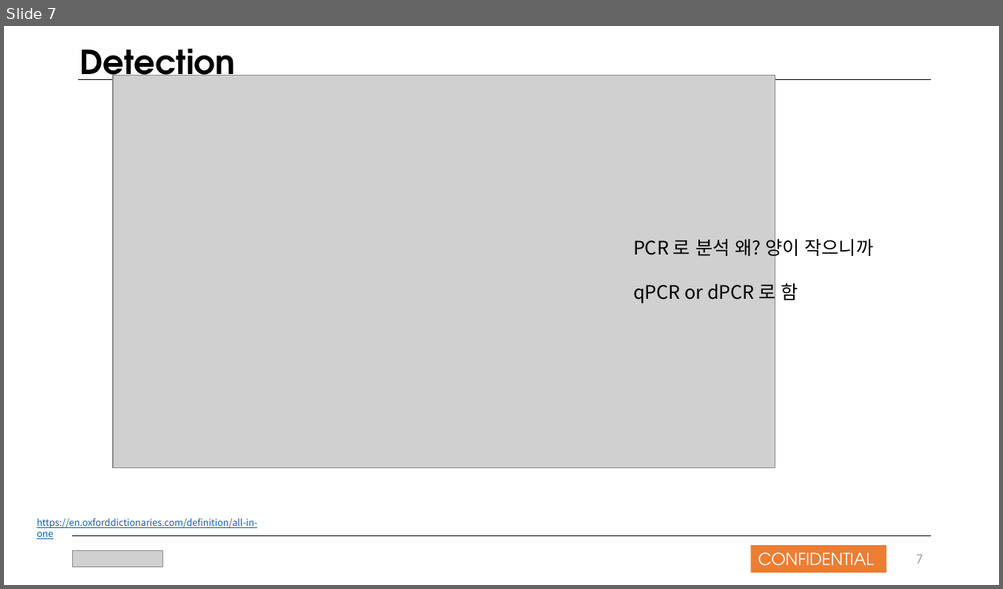
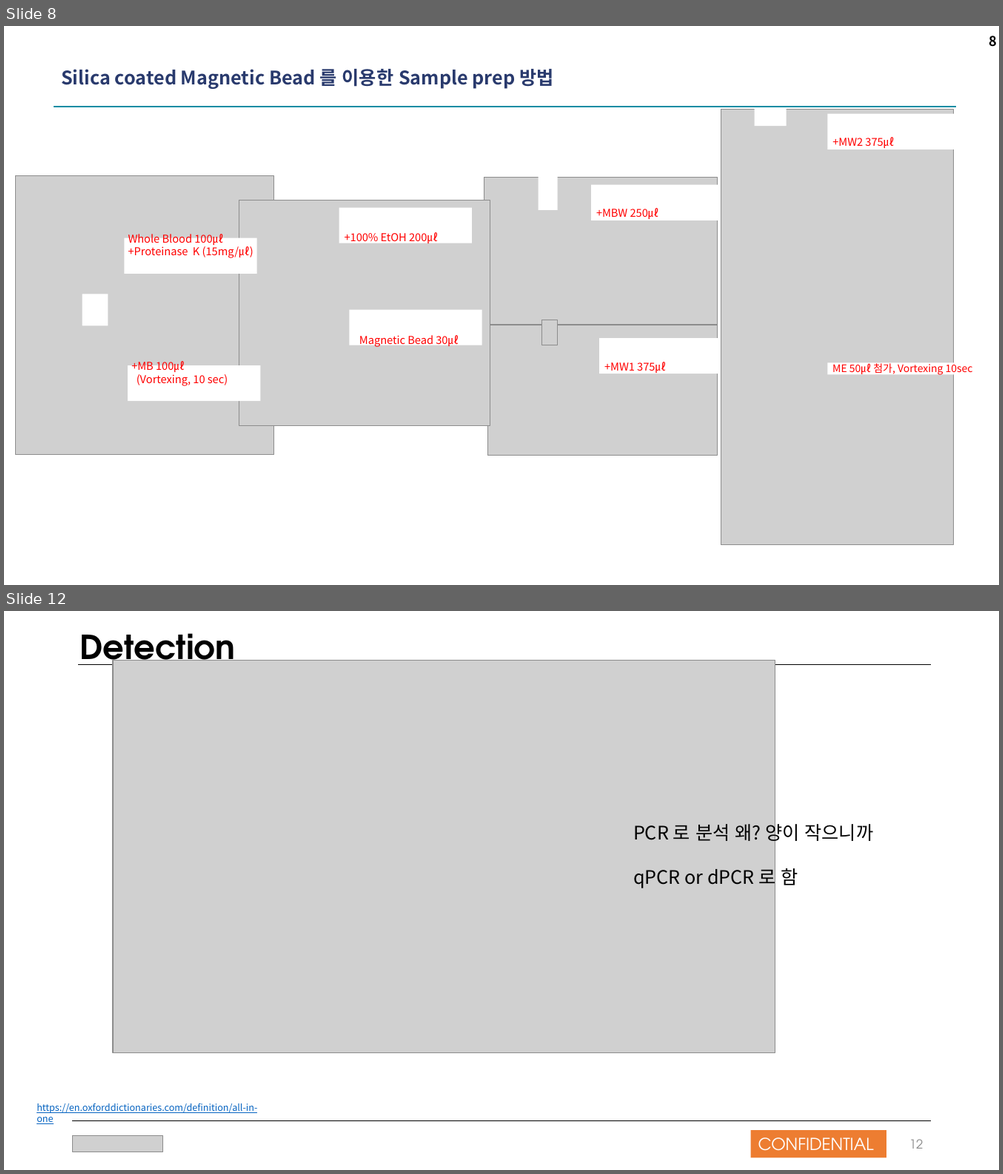
Before and after one commit to nansmile/Company-Work, a slide deck: Work/올인원팀 발표자료_181021.pptx. Shown one above the other, each under a label of ours: slide 7 before the commit, slides 8 and 12 after it; the slides between them are not shown. The pictures are 1003x589 and 1003x1174 pixels, drawn with LibreOffice and Linux fonts; fonts in the diff are those of the drawing; grey boxes stand for pictures. Boxes give left, top, right and bottom in pixels: in the first picture for what was removed or moved away, otherwise in the second. Text is boxed around its words. In the diff, an @@ line names an element or a change of style, - is before the commit and + after.

```diff
--- a/Work/올인원팀 발표자료_181021.pptx
+++ b/Work/올인원팀 발표자료_181021.pptx
@@ slide 8 added at (x1=4, y1=26, x2=999, y2=585), background #FFFFFF @@
@@ page number added at (x1=988, y1=36, x2=996, y2=47), 13 pt, text #000000, bold @@
+8
@@ title added at (x1=61, y1=65, x2=553, y2=89), 18 pt, text #293A6D, bold @@
+Silica coated Magnetic Bead 를 이용한 Sample prep 방법
@@ line added from (54, 107) to (956, 107), #008CA3 1.5 pt @@
@@ picture added at (x1=720, y1=109, x2=953, y2=545) @@
@@ rectangle added at (x1=754, y1=108, x2=786, y2=127), fill #FFFFFF @@
@@ rectangle added at (x1=760, y1=110, x2=785, y2=140), fill #FFFFFF @@
@@ rectangle added at (x1=828, y1=114, x2=961, y2=150), fill #FFFFFF @@
@@ text added at (x1=832, y1=137, x2=893, y2=148), 10.5 pt, text #FF0000 @@
++MW2 375㎕
@@ picture added at (x1=16, y1=176, x2=274, y2=454) @@
@@ picture added at (x1=239, y1=200, x2=489, y2=426) @@
@@ rectangle added at (x1=591, y1=185, x2=724, y2=221), fill #FFFFFF @@
@@ rectangle added at (x1=339, y1=208, x2=472, y2=244), fill #FFFFFF @@
@@ text added at (x1=596, y1=208, x2=659, y2=219), 10.5 pt, text #FF0000 @@
++MBW 250㎕
@@ rectangle added at (x1=124, y1=238, x2=257, y2=274), fill #FFFFFF @@
@@ text added at (x1=128, y1=232, x2=253, y2=258), 10.5 pt, text #FF0000 @@
+Whole Blood 100㎕
++Proteinase K (15mg/㎕)
@@ text added at (x1=344, y1=232, x2=438, y2=244), 10.5 pt, text #FF0000 @@
++100% EtOH 200㎕
@@ rectangle added at (x1=82, y1=294, x2=108, y2=326), fill #FFFFFF @@
@@ rectangle added at (x1=350, y1=310, x2=482, y2=346), fill #FFFFFF @@
@@ text added at (x1=359, y1=335, x2=458, y2=347), 10.5 pt, text #FF0000 @@
+Magnetic Bead 30㎕
@@ group added at (x1=484, y1=178, x2=717, y2=456): 3 pictures, 1 rectangle @@
@@ rectangle added at (x1=600, y1=338, x2=732, y2=375), fill #FFFFFF @@
@@ rectangle added at (x1=128, y1=366, x2=261, y2=401), fill #FFFFFF @@
@@ text added at (x1=131, y1=360, x2=227, y2=386), 10.5 pt, text #FF0000 @@
++MB 100㎕
+(Vortexing, 10 sec)
@@ text added at (x1=604, y1=362, x2=666, y2=375), 10.5 pt, text #FF0000 @@
++MW1 375㎕
@@ rectangle added at (x1=828, y1=363, x2=961, y2=375), fill #FFFFFF @@
@@ text added at (x1=832, y1=362, x2=973, y2=375), 10 pt, text #FF0000 @@
+ME 50㎕ 첨가, Vortexing 10sec
@@ what was slide 7 is now slide 12 @@
@@ page number at (x1=909, y1=1139, x2=923, y2=1149): text changed @@
-7
+12
```
Also in this commit, not shown: 2 slides changed, 8 other slides added, 2 slides removed.
